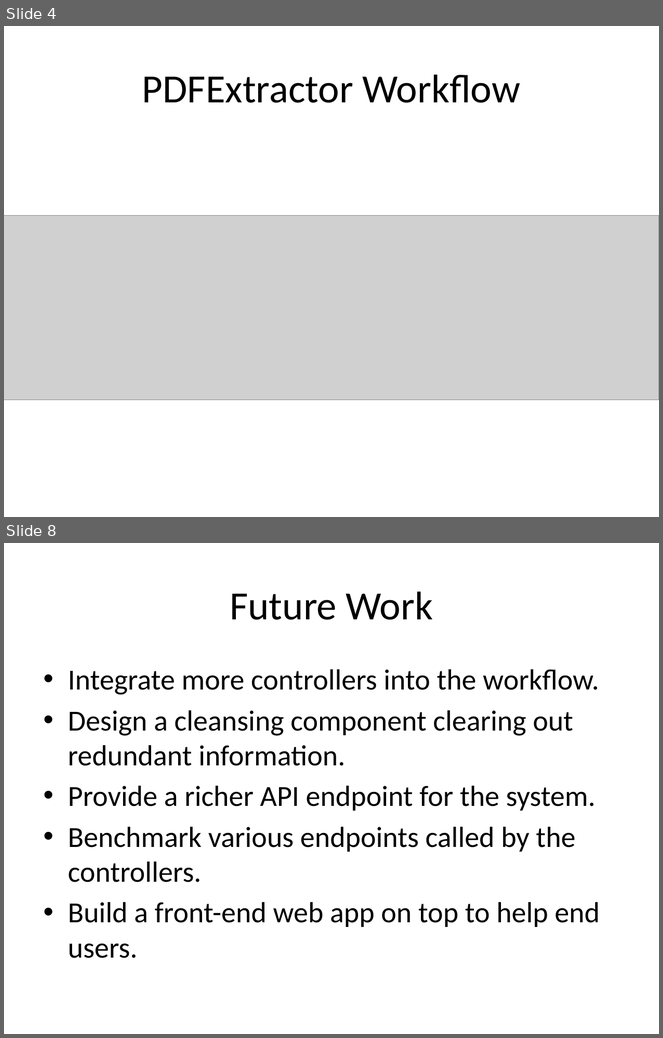
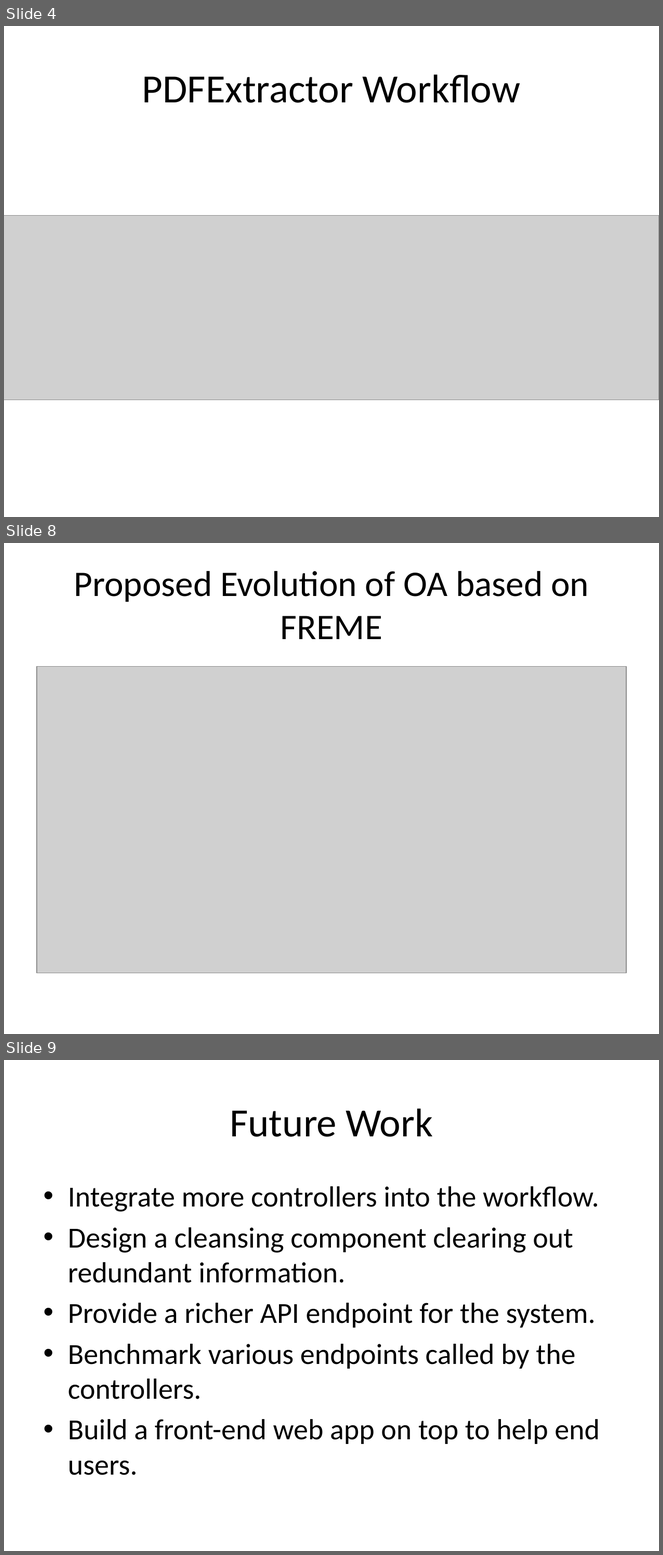
Before and after one commit to agroportal/1stAgroHackathon, a slide deck: hack-14/AH_H14.pptx. Shown one above the other, each under a label of ours: slides 4 and 8 before the commit, slides 4, 8 and 9 after it; the slides between them are not shown. The pictures are 663x1038 and 663x1555 pixels, drawn with LibreOffice and Linux fonts; fonts in the diff are those of the drawing; grey boxes stand for pictures. Boxes give left, top, right and bottom in pixels: in the first picture for what was removed or moved away, otherwise in the second. Text is boxed around its words. In the diff, an @@ line names an element or a change of style, - is before the commit and + after.

```diff
--- a/hack-14/AH_H14.pptx
+++ b/hack-14/AH_H14.pptx
@@ slide 8 added at <box>4,543,659,1034</box>, background #FFFFFF @@
@@ title added at <box>74,571,589,639</box>, 39.6 pt, text #000000 @@
+Proposed Evolution of OA based on FREME
@@ picture added at <box>37,666,626,973</box> @@
@@ what was slide 8 is now slide 9 @@
```
Also in this commit, not shown: 4 slides changed.
